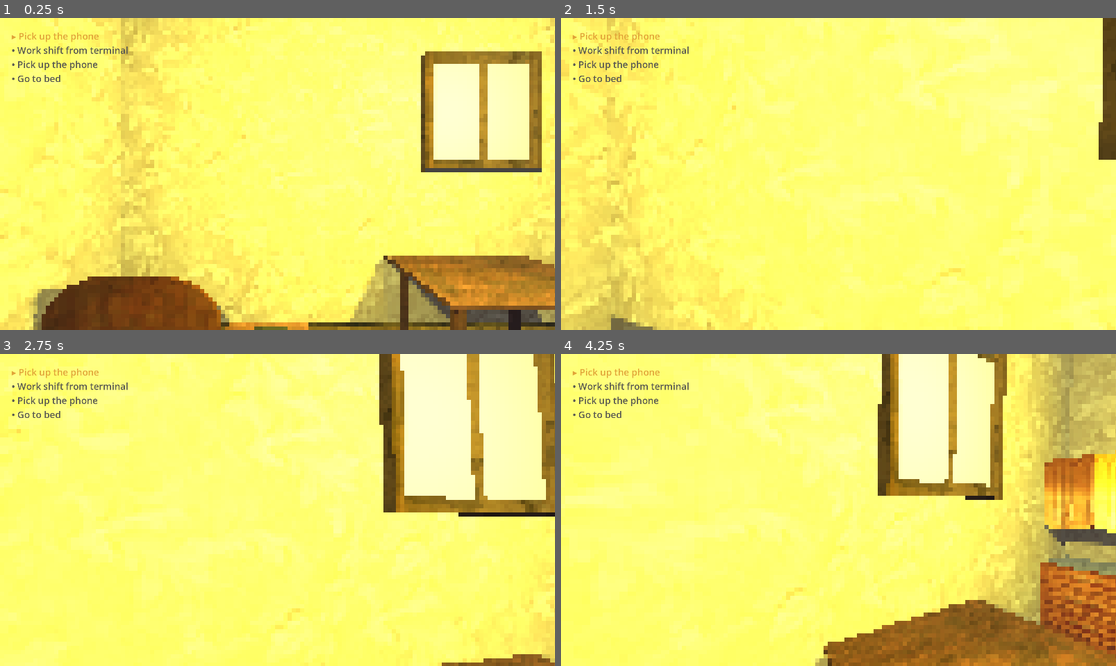
Above: before the commit, frames 1-4 (two rows, left to right).
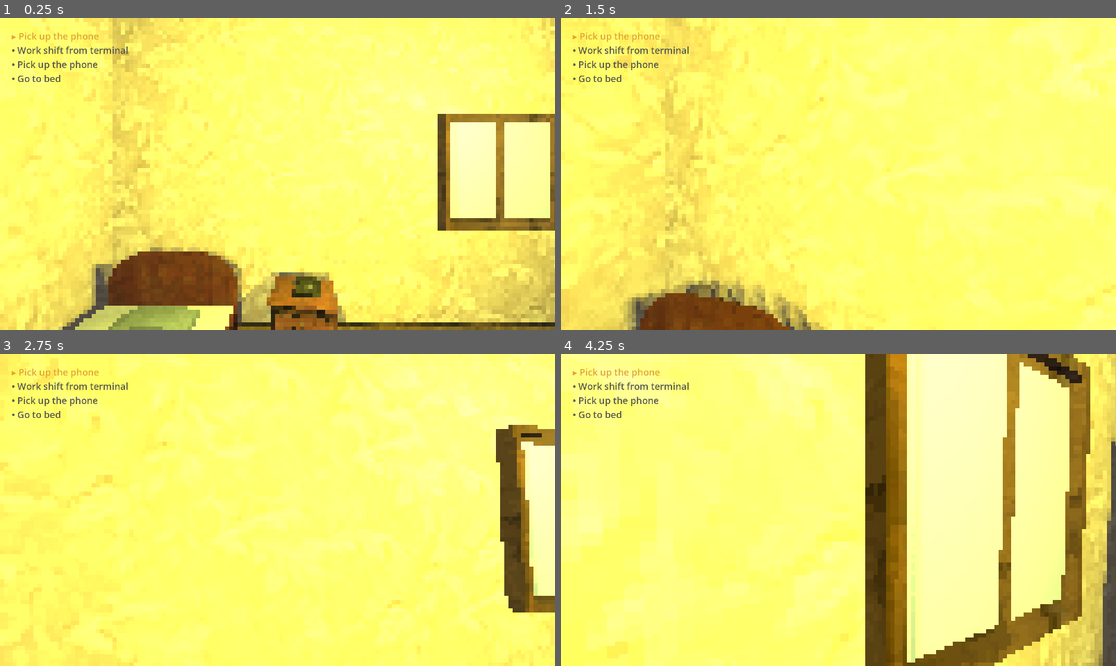
Above: after the commit, the same moments.

Repository: SimonKyselica/still-human
Game: Godot game, scene res://Main.tscn
Same seed, same stepped clock (60 frames per second), same inputs: the game is played once before the commit and once after it. Sound files missing from this copy of the repository are replaced by a short silence.
Inputs (mouse positions are in pixels of both pictures, inside the frame that each line leads up to):
- Up to frame 1 (0.25 s): no input
- Up to frame 2 (1.5 s): tap Enter at 0.5 s; move the mouse to (866, 174) at 0.52 s; hold E (interact) 0.53-1.28 s; hold W (move_forward) from 0.53 s (still down); click (866, 174) at 0.67 s; move the mouse to (810, 174) at 1.27 s; tap Space (advance_dialog) at 1.35 s
- Up to frame 3 (2.75 s): keep holding W (move_forward); tap E (interact) at 1.55 s; tap Space (advance_dialog) at 2 s; move the mouse to (288, 503) at 2.02 s; hold E (interact) from 2.03 s (still down)
- Up to frame 4 (4.25 s): keep holding W (move_forward); tap Enter at 2.75 s; move the mouse to (832, 516) at 2.77 s; release E (interact) at 2.78 s; tap E (interact) at 2.85, 3.8 s; click (832, 516) at 2.92 s; tap Space (advance_dialog) at 3.5 s; move the mouse to (877, 513) at 3.52 s; hold Space (advance_dialog) from 3.53 s (still down)

The runs differ from the first frame. In frame 1, 34% of the frame differs, in the area x 0-100%, y 0-100%; in frame 2, 22%; in frame 3, 29%; in frame 4, 45%.

Commit message:
Pridanie assetov lampa, burger a uprava izby

Diff:
--- a/Main.tscn
+++ b/Main.tscn
@@ -95,7 +95,7 @@
 material = SubResource("StandardMaterial3D_avxm0")
 
 [node name="CSGBox3D5" type="CSGBox3D" parent="Room" unique_id=813115197]
-transform = Transform3D(1.9106855e-15, -1, -4.371139e-08, -4.371139e-08, -4.371139e-08, 1, -1, 0, -4.371139e-08, -3.5, 5.2112164, -3)
+transform = Transform3D(1.9106855e-15, -1, -4.371139e-08, -4.371139e-08, -4.371139e-08, 1, -1, 0, -4.371139e-08, -3.505147, 5.212364, -2.9989357)
 size = Vector3(13, 14, 1)
 material = SubResource("StandardMaterial3D_03owx")
 
@@ -157,42 +157,45 @@
 [node name="Furniture - non interactible" type="Node" parent="." unique_id=2003797350]
 
 [node name="chair" parent="Furniture - non interactible" unique_id=155543302 instance=ExtResource("8_trn2v")]
-transform = Transform3D(1, 0, -1.7484555e-07, 0, 1, 0, 1.7484555e-07, 0, 1, -1.9432263, 0.94507974, -0.21410578)
+transform = Transform3D(0.5568981, 0, -0.8305809, 0, 1, 0, 0.8305809, 0, 0.5568981, -4.1522636, 0.94507974, -2.1652832)
 
 [node name="chair2" parent="Furniture - non interactible" unique_id=1920050710 instance=ExtResource("8_trn2v")]
-transform = Transform3D(-0.99999994, 0, 1.6391277e-07, 0, 1, 0, -1.6391277e-07, 0, -0.99999994, -1.9253868, 0.94507974, -4.362008)
+transform = Transform3D(-0.36446667, -0.0050776936, 0.9312024, -0.08824489, 0.9956734, -0.029109227, -0.9270256, -0.0927832, -0.36333776, -1.2269728, 0.95299864, -1.2850728)
 
 [node name="nightStand2" parent="Furniture - non interactible" unique_id=174490276 instance=ExtResource("11_20pc6")]
-transform = Transform3D(1, 0, 0, 0, 1, 0, 0, 0, 1, -3.874564, 0.5, -4.4524994)
+transform = Transform3D(0.98570347, 0, -0.16848938, 0, 1, 0, 0.16848938, 0, 0.98570347, -3.5247462, 0.49999976, -5.040107)
 
 [node name="window2" parent="Furniture - non interactible" unique_id=1517303828 instance=ExtResource("12_c6i3y")]
-transform = Transform3D(1, 0, 0, 0, 1, 0, 0, 0, 1, -1.6991433, 2.7080107, -5.45)
+transform = Transform3D(1, 0, 0, 0, 1, 0, 0, 0, 1, -1.439159, 2.0920806, -5.45)
 
 [node name="camera" parent="Furniture - non interactible" unique_id=1833133659 instance=ExtResource("14_c2ibq")]
 transform = Transform3D(-1, -1.7484555e-07, 8.742278e-08, -1.7484555e-07, 1, 7.642742e-15, -8.742278e-08, -7.642742e-15, -1, 0.29993248, 4.348644, 2.3893325)
 
 [node name="wardrobe" parent="Furniture - non interactible" unique_id=80732810 instance=ExtResource("16_fpfj3")]
-transform = Transform3D(-4.371139e-08, 0, 1, 0, 1, 0, -1, 0, -4.371139e-08, -5.0095005, 1.5499507, -1.2006807)
+transform = Transform3D(-4.371139e-08, 0, -1, 0, 1, 0, 1, 0, -4.371139e-08, 0.15545619, 1.5499507, -4.716589)
 
 [node name="couch" parent="Furniture - non interactible" unique_id=255986357 instance=ExtResource("19_5tuhn")]
-transform = Transform3D(-1.1920929e-07, 0, -1, 0, 1, 0, 1, 0, -1.1920929e-07, 0.04368943, 0.6511053, -1.0085053)
+transform = Transform3D(-0.9981348, 0, -0.06104852, 0, 1, 0, 0.06104852, 0, -0.9981348, -1.2237489, 0.6511053, -3.0280185)
 
 [node name="kitchen_cabinetry" parent="Furniture - non interactible" unique_id=469646082 instance=ExtResource("14_5tuhn")]
-transform = Transform3D(-1, 0, 8.742278e-08, 0, 1, 0, -8.742278e-08, 0, -1, 0.7678176, 0.960394, -4.667493)
+transform = Transform3D(-4.371139e-08, 0, 1, 0, 1, 0, -1, 0, -4.371139e-08, -0.3292061, 0.960394, 1.2671723)
 
 [node name="kitchen_table" parent="Furniture - non interactible" unique_id=870926439 instance=ExtResource("19_2gh4u")]
-transform = Transform3D(1, 0, 0, 0, 1, 0, 0, 0, 1, -2, 1.2138306, -5.0445843)
+transform = Transform3D(0.17503195, 0, -0.98456275, 0, 1, 0, 0.98456275, 0, 0.17503195, -0.9349262, 1.2059118, -1.1326287)
+
+[node name="kitchen_table2" parent="Furniture - non interactible" unique_id=623282779 instance=ExtResource("19_2gh4u")]
+transform = Transform3D(0.6948186, 0, -0.08501238, 0, 0.7, 0, 0.08501238, 0, 0.6948186, -1.122061, 0.76129305, -4.3372855)
 
 [node name="Furniture - interactible" type="Node" parent="." unique_id=413061917]
 
 [node name="bed" parent="Furniture - interactible" unique_id=678918744 instance=ExtResource("4_cm0pq")]
-transform = Transform3D(1, 0, 0, 0, 1, 0, 0, 0, 1, -4.7985783, 0.8012897, -3.6814828)
+transform = Transform3D(0.99999994, 0, 1.7484554e-07, 0, 1, 0, -1.7484554e-07, 0, 0.99999994, -4.726636, 0.7798519, -4.2146487)
 
 [node name="telephone" parent="Furniture - interactible" unique_id=575691054 instance=ExtResource("10_wkp8b")]
-transform = Transform3D(1, 0, 0, 0, 1, 0, 0, 0, 1, -3.844931, 1.0849955, -4.4523396)
+transform = Transform3D(0.98570347, 0, -0.16848938, 0, 1, 0, 0.16848938, 0, 0.98570347, -3.4956064, 1.0849955, -5.045493)
 
 [node name="door" parent="Furniture - interactible" unique_id=1796309427 instance=ExtResource("13_c2ibq")]
 transform = Transform3D(1, 0, 0, 0, 1, 0, 0, 0, 1, -3.7458107, 1.4751179, 0.9603858)
 
 [node name="full_setup" parent="Furniture - interactible" unique_id=717901305 instance=ExtResource("5_fos0i")]
-transform = Transform3D(-1.1999999, 0, 1.0490733e-07, 0, 1.1999999, 0, -1.0490733e-07, 0, -1.1999999, -1.7699013, 1.2654994, 0.5043228)
+transform = Transform3D(-0.10312767, 0, 1.1955603, 0, 1.1999999, 0, -1.1955603, 0, -0.10312767, -4.691944, 1.2654994, -1.8823124)
Binary file added: Assets/burger.glb
Binary file added: Assets/lamp.glb
